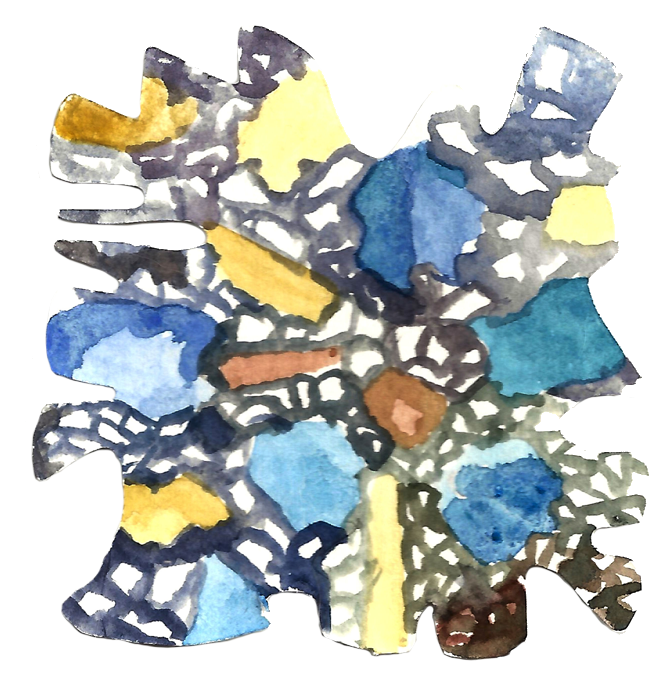
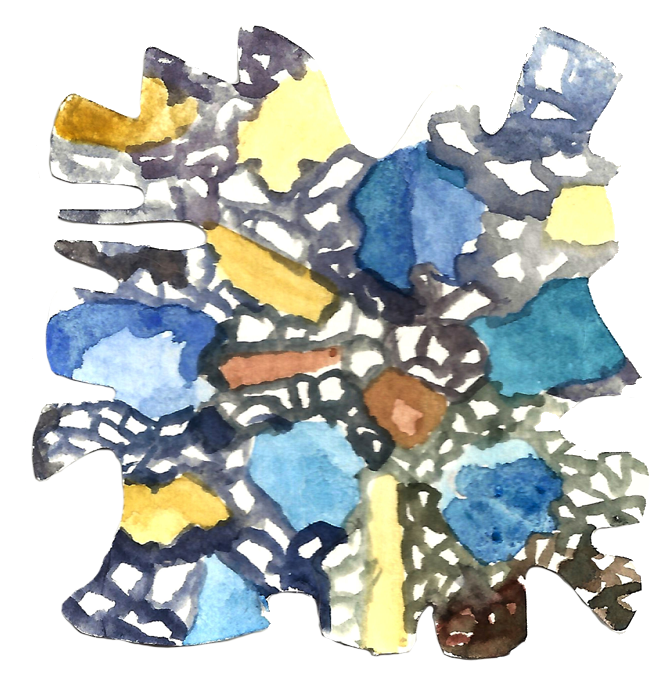
Before/after of a (658, 684) layered artwork. What changed in the layer stack:
painted on "Layer 1" over (x1=624, y1=469, x2=650, y2=500)
